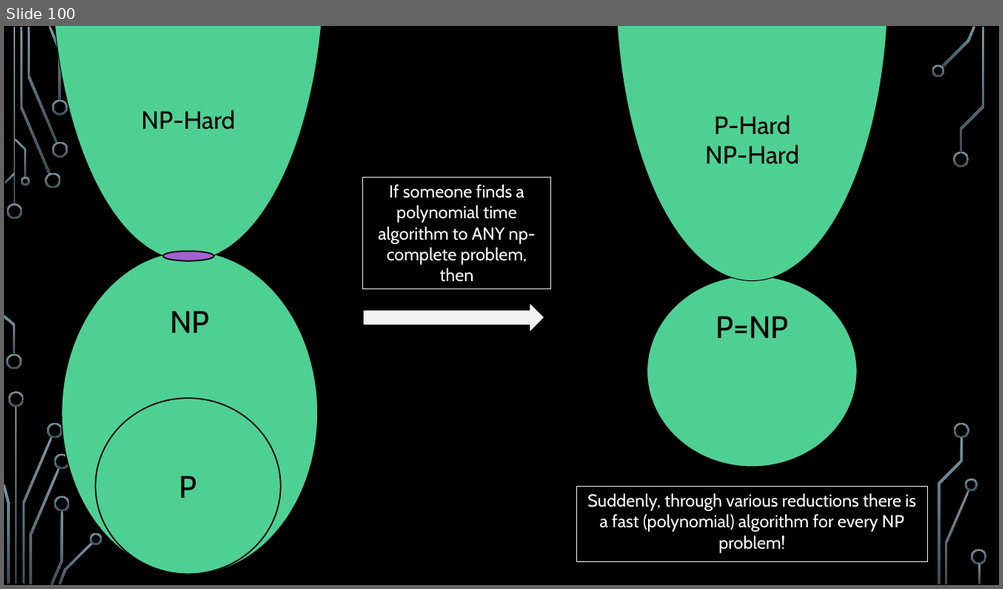
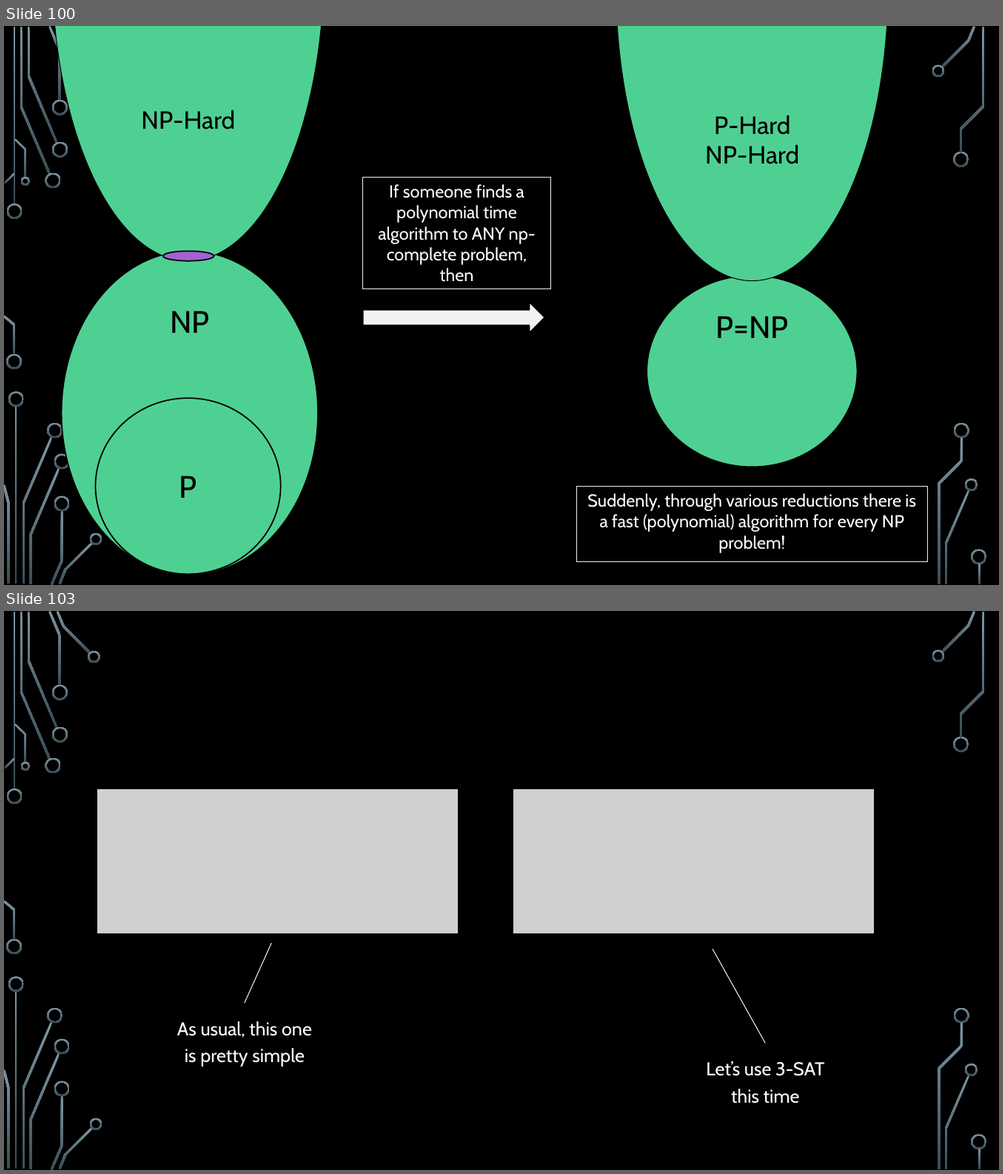
Before and after one commit to markfloryan/dmt2, a slide deck: slides/05-ComplexityTheory.pptx. Shown one above the other, each under a label of ours: slide 100 before the commit, slides 100 and 103 after it; the slides between them are not shown. The pictures are 1003x589 and 1003x1174 pixels, drawn with LibreOffice and Linux fonts; fonts in the diff are those of the drawing; grey boxes stand for pictures; background and template pictures are left out. Boxes give left, top, right and bottom in pixels: in the first picture for what was removed or moved away, otherwise in the second. Text is boxed around its words. In the diff, an @@ line names an element or a change of style, - is before the commit and + after.

```diff
--- a/slides/05-ComplexityTheory.pptx
+++ b/slides/05-ComplexityTheory.pptx
@@ slide 103 added at [4, 611, 999, 1170], background picture (left out); not listed: 36 template elements that a slide beside it also shows @@
@@ picture added at [97, 789, 458, 934] @@
@@ picture added at [513, 789, 874, 934] @@
@@ line added from (244, 1003) to (271, 944), #F2F2F2 0.75 pt @@
@@ line added from (765, 1044) to (713, 949), #F2F2F2 0.75 pt @@
@@ text added at [177, 1022, 312, 1067], 18 pt, text #FFFFFF @@
+As usual, this one is pretty simple
@@ text added at [706, 1062, 824, 1104], 18 pt, text #FFFFFF @@
+Let’s use 3-SAT this time
```
Also in this commit, not shown: 13 other slides added, 2 other files.
